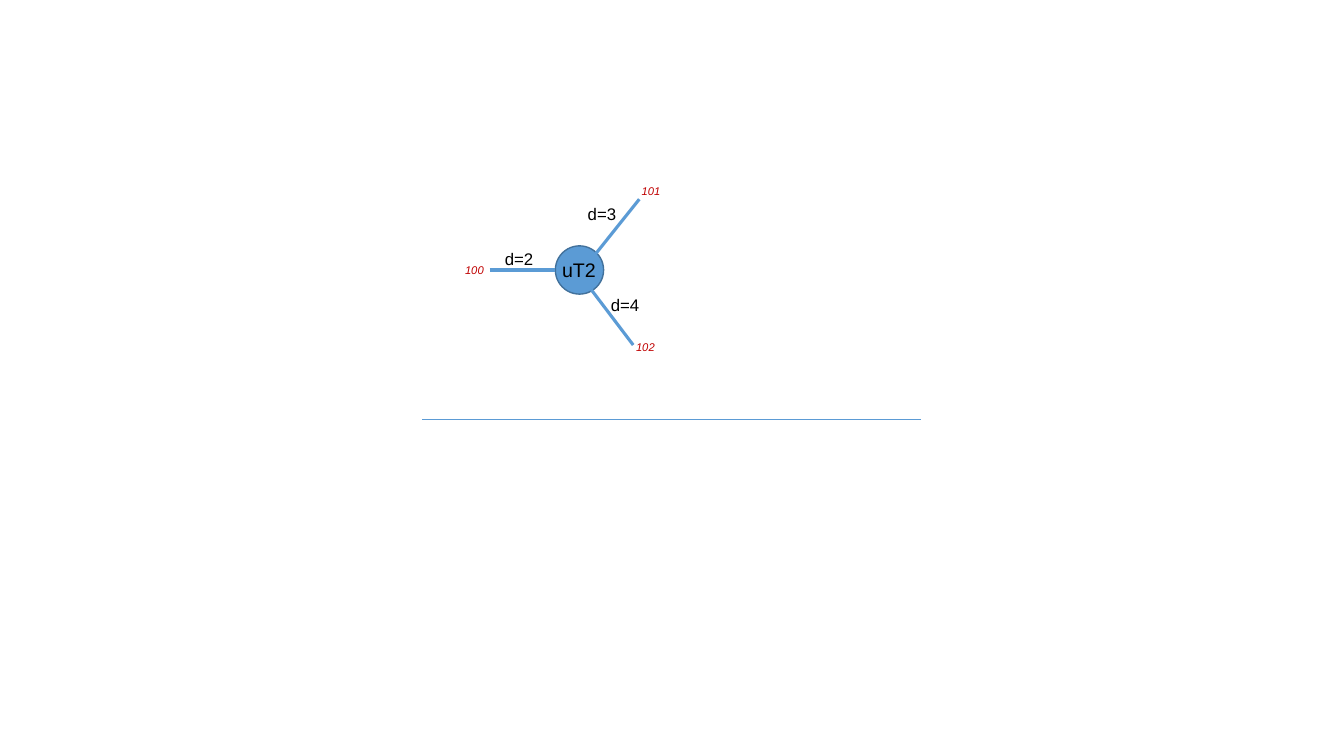
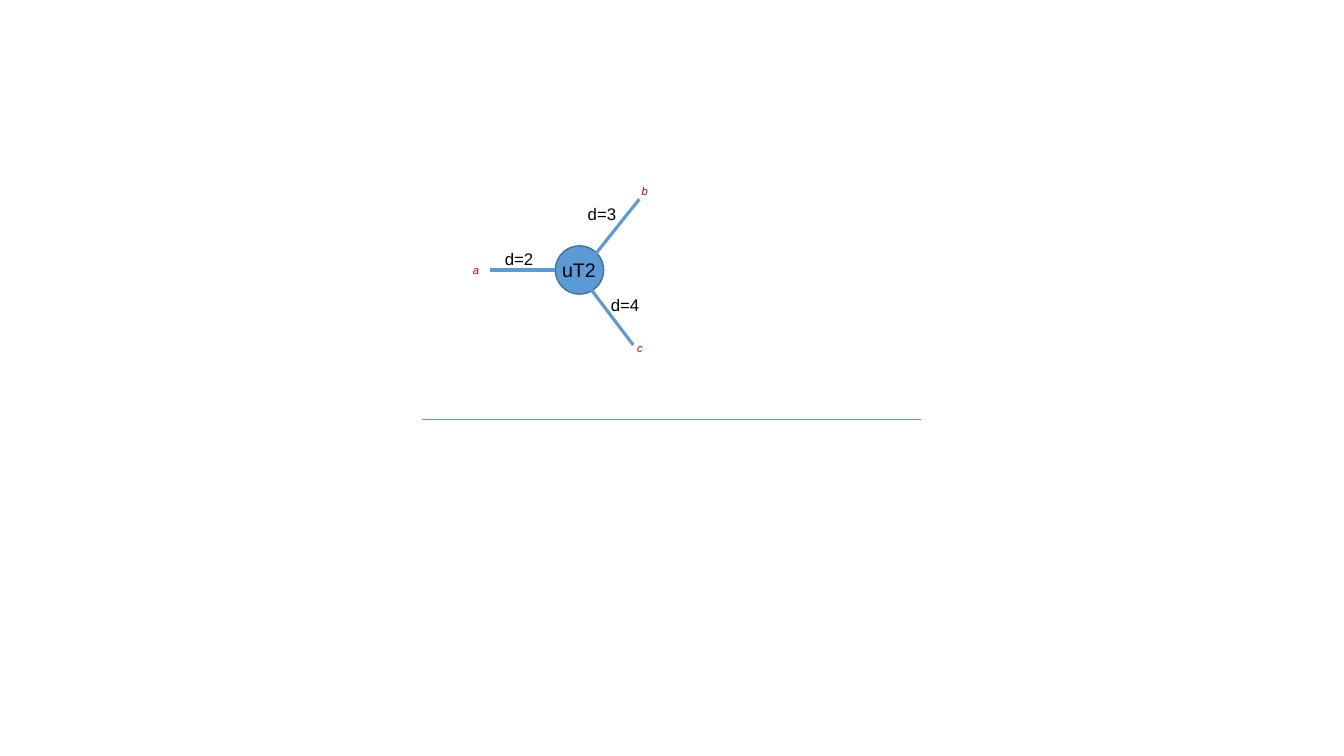
Before and after one commit to Cytnx-dev/Cytnx_doc, a slide deck: slide 13 of material/material.pptx. Drawn at 1344x756 pixels with LibreOffice and Linux fonts; fonts in the diff are those of the drawing. Boxes give left, top, right and bottom in pixels: in the first picture for what was removed or moved away, otherwise in the second. Text is boxed around its words. In the diff, an @@ line names an element or a change of style, - is before the commit and + after.

```diff
--- a/material/material.pptx
+++ b/material/material.pptx
@@ text at [642, 187, 648, 195]: text changed @@
-101
+b
@@ text at [473, 268, 479, 274]: text changed @@
-100
+a
@@ text at [637, 346, 643, 352]: text changed @@
-102
+c
```
Also in this commit, not shown: 21 other files.
